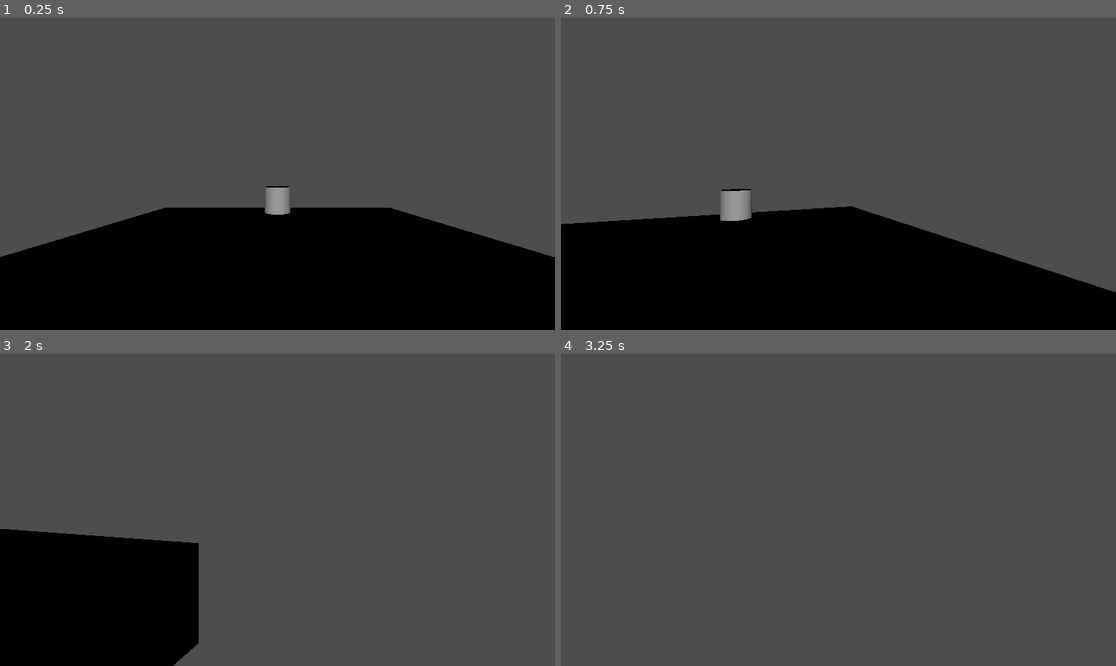
Above: before the commit, frames 1-4 (two rows, left to right).
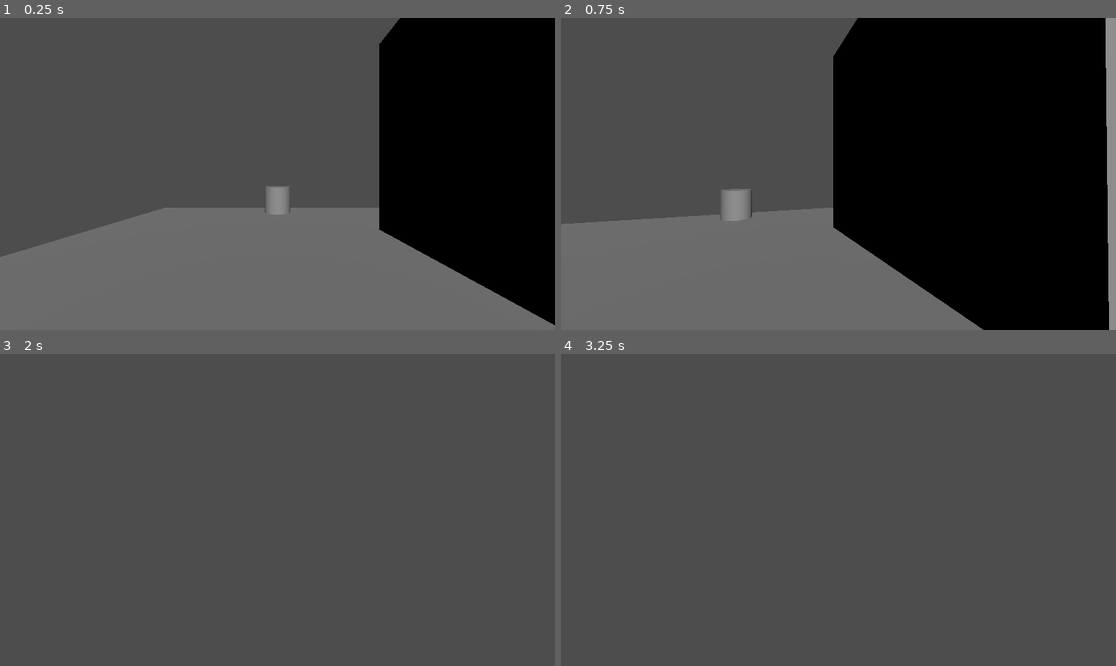
Above: after the commit, the same moments.

Repository: phiddypus/SBU-Hacks-VI
Game: Godot game, scene res://scenes/level.tscn
Two runs of this game, one before a commit and one after it. Both use one fixed random seed, a clock stepped at 60 frames per second and the inputs below. This scene is started directly instead of the project's main scene.
Inputs (mouse positions are in pixels of both pictures, inside the frame that each line leads up to):
- Up to frame 1 (0.25 s): no input
- Up to frame 2 (0.75 s): tap Enter at 0.5 s; move the mouse to (866, 174) at 0.52 s; hold D (game_right) from 0.53 s (still down); tap W (game_front) at 0.6 s
- Up to frame 3 (2 s): tap Space (game_jump) at 0.77, 1.07, 1.52, 1.55, 1.82 s; tap Shift (game_dash, bound only after the commit) at 0.8, 1.35 s; move the mouse to (249, 510) at 1.27 s; release D (game_right) at 1.28 s; hold S (game_back) from 1.28 s (still down)
- Up to frame 4 (3.25 s): move the mouse to (849, 503) at 2.02 s; release S (game_back) at 2.03 s; hold D (game_right) from 2.03 s (still down); tap Space (game_jump) at 2.1, 2.75, 3.02 s; tap W (game_front) at 2.3, 2.85 s; move the mouse to (832, 516) at 2.77 s; tap Shift (game_dash, bound only after the commit) at 3.05 s

The runs differ from the first frame. In frame 1, 51% of the frame differs, in the area x 0-100%, y 0-100%; in frame 2, 60%; in frame 3, 15%; in frame 4, nothing differs.

Commit message:
working on wallrunning

Diff:
--- a/godot/project.godot
+++ b/godot/project.godot
@@ -42,6 +42,11 @@
 "events": [Object(InputEventKey,"resource_local_to_scene":false,"resource_name":"","device":-1,"window_id":0,"alt_pressed":false,"shift_pressed":false,"ctrl_pressed":false,"meta_pressed":false,"pressed":false,"keycode":32,"physical_keycode":0,"key_label":0,"unicode":32,"echo":false,"script":null)
 ]
 }
+game_dash={
+"deadzone": 0.5,
+"events": [Object(InputEventKey,"resource_local_to_scene":false,"resource_name":"","device":-1,"window_id":0,"alt_pressed":false,"shift_pressed":false,"ctrl_pressed":false,"meta_pressed":false,"pressed":false,"keycode":4194325,"physical_keycode":0,"key_label":0,"unicode":0,"echo":false,"script":null)
+]
+}
 
 [layer_names]
 
--- a/godot/scenes/level.tscn
+++ b/godot/scenes/level.tscn
@@ -1,8 +1,9 @@
-[gd_scene load_steps=6 format=3 uid="uid://dtqq2x8nujj4"]
+[gd_scene load_steps=7 format=3 uid="uid://dtqq2x8nujj4"]
 
 [ext_resource type="Script" path="res://scripts/level.gd" id="1_j5tnk"]
 [ext_resource type="PackedScene" uid="uid://h0xdvrrfp3by" path="res://scenes/platform.tscn" id="2_5y8bj"]
 [ext_resource type="PackedScene" uid="uid://dlun07cx67ccr" path="res://scenes/player.tscn" id="2_tof3l"]
+[ext_resource type="PackedScene" uid="uid://bknfmrp2r1i5k" path="res://scenes/wall.tscn" id="3_hqsbb"]
 
 [sub_resource type="CylinderShape3D" id="CylinderShape3D_w7fsr"]
 height = 1.0
@@ -14,10 +15,13 @@
 script = ExtResource("1_j5tnk")
 
 [node name="DirectionalLight3D" type="DirectionalLight3D" parent="."]
-transform = Transform3D(1, 0, 0, 0, 1, 0, 0, 0, 1, 0, 5, 0)
+transform = Transform3D(1, 0, 0, 0, 0.866025, 0.5, 0, -0.5, 0.866025, 0, 5, 0)
 
 [node name="Player" parent="." instance=ExtResource("2_tof3l")]
 transform = Transform3D(1, 0, 0, 0, 1, 0, 0, 0, 1, 0, 1, 0)
+
+[node name="Wall" parent="." instance=ExtResource("3_hqsbb")]
+transform = Transform3D(1, 0, 0, 0, 1, 0, 0, 0, 1, 3, 2.5, -3)
 
 [node name="End" type="Area3D" parent="."]
 transform = Transform3D(1, 0, 0, 0, 1, 0, 0, 0, 1, 0, 0.5, -8)
@@ -34,4 +38,5 @@
 
 [connection signal="body_entered" from="End" to="." method="_on_end_body_entered"]
 
+[editable path="Wall"]
 [editable path="Platform"]
--- a/godot/scenes/wall.tscn
+++ b/godot/scenes/wall.tscn
@@ -1,8 +1,10 @@
 [gd_scene load_steps=3 format=3 uid="uid://bknfmrp2r1i5k"]
 
 [sub_resource type="BoxShape3D" id="BoxShape3D_egnx3"]
+size = Vector3(0.5, 5, 5)
 
 [sub_resource type="BoxMesh" id="BoxMesh_jvy6g"]
+size = Vector3(0.5, 5, 5)
 
 [node name="Wall" type="StaticBody3D"]
 collision_layer = 2
--- a/godot/scripts/level.gd
+++ b/godot/scripts/level.gd
@@ -20,4 +20,4 @@
 func _on_end_body_entered(body):
 	if body is CharacterBody3D:
 		stopped = true
-		print(time)
+		#print(time)
--- a/godot/scripts/player.gd
+++ b/godot/scripts/player.gd
@@ -4,53 +4,59 @@
 const DASH_SPEED = WALK_SPEED ** 2
 const WALK_DAMP = 0.25
 const JUMP_VELOCITY = 4.5
+const WALLRUN_EFFC = 0.2 # how slow you fall when on a wall
 const MOUSE_SENS = 0.003
 
 var can_dash = true
-var dashing = false
 
 # Get the gravity from the project settings to be synced with RigidBody nodes.
 var gravity = ProjectSettings.get_setting("physics/3d/default_gravity")
 
-"""func get_ground_velocity ():
-	for i in range(get_slide_collision_count()):
-		var coll = get_slide_collision(i)
-		if coll.get_angle() == get_floor_angle():
-			var collColl = coll.get_collider()
-			if "velocity" in collColl:
-				return collColl.velocity
-	return Vector3.ZERO"""
+#func get_ground_velocity ():
+	#for i in range(get_slide_collision_count()):
+		#var coll = get_slide_collision(i)
+		#if coll.get_angle() == get_floor_angle():
+			#var collColl = coll.get_collider()
+			#if "velocity" in collColl:
+				#return collColl.velocity
+	#return Vector3.ZERO
 
 func _ready():
 	Input.set_mouse_mode(Input.MOUSE_MODE_CAPTURED)
 
 func _physics_process(delta):
+	# Get the input direction
+	var input_dir = Input.get_vector("game_left", "game_right", "game_front", "game_back")
 	var on_floor = is_on_floor()
 	var velXZ = Vector3(velocity.x, 0, velocity.z)
+	var wallrunning = is_on_wall_only()
 
-	# Get the input direction and handle the movement/deceleration.
-	var input_dir = Input.get_vector("game_left", "game_right", "game_front", "game_back")
-	var move = (transform.basis * Vector3(input_dir.x, 0, input_dir.y)).normalized().rotated(Vector3.UP, rotation.y) * WALK_SPEED
-	var target_velocity = Vector3.ZERO
-	if move:
-		target_velocity = move
-	if not on_floor:
-		target_velocity = (target_velocity + velXZ).limit_length(max(velXZ.length(), WALK_SPEED))
+	if wallrunning:
+
+		velocity.y -= gravity * delta * WALLRUN_EFFC
+
 	else:
-		can_dash=true
+		var move = (transform.basis * Vector3(input_dir.x, 0, input_dir.y)).normalized().rotated(Vector3.UP, rotation.y) * WALK_SPEED
+		var target_velocity = Vector3.ZERO
+		if move:
+			target_velocity = move
+		if not on_floor:
+			target_velocity = (target_velocity + velXZ).limit_length(max(velXZ.length(), WALK_SPEED))
+		else:
+			can_dash=true
 
-	velXZ = velXZ.lerp(target_velocity, WALK_DAMP)
-	velocity.x = velXZ.x
-	velocity.z = velXZ.z
+		velXZ = velXZ.lerp(target_velocity, WALK_DAMP)
+		velocity.x = velXZ.x
+		velocity.z = velXZ.z
 
-	if on_floor:
-		if Input.is_action_just_pressed("game_jump"):
-			velocity.y = JUMP_VELOCITY
-	else:
-		velocity.y -= gravity * delta
+		if on_floor:
+			if Input.is_action_just_pressed("game_jump"):
+				velocity.y = JUMP_VELOCITY
+		else:
+			velocity.y -= gravity * delta
 
-	# Dash
-	if dashing:
+		# Dash
+	if can_dash and Input.is_action_just_pressed("game_dash"):
 		var camera = $Camera3D
 		#var camera_dir = $Camera3D.basis.z
 		var dir = Basis(Vector3(1,0,0),camera.rotation.x*2)*Basis(Vector3(0,1,0), camera.rotation.y*2)*Vector3(0,0,1)
@@ -59,8 +65,7 @@
 		velocity.y = -camera.basis.z.y
 		velocity.z = -dir.z
 		velocity = DASH_SPEED*velocity.normalized()
-		dashing=false
-
+		can_dash = false
 
 	# Cap velocity
 	velocity.y = clamp(velocity.y,-20,20)
@@ -74,11 +79,5 @@
 		$Camera3D.rotation.x -= event.relative.y * MOUSE_SENS
 		$Camera3D.rotation.x = clamp($Camera3D.rotation.x, -PI/2, PI/2)
 
-	if event is InputEventKey:
-		if event.pressed and event.keycode == KEY_SHIFT and can_dash:
-			can_dash=false
-			dashing=true
-
-
 #func _process(delta):
 	#pass
